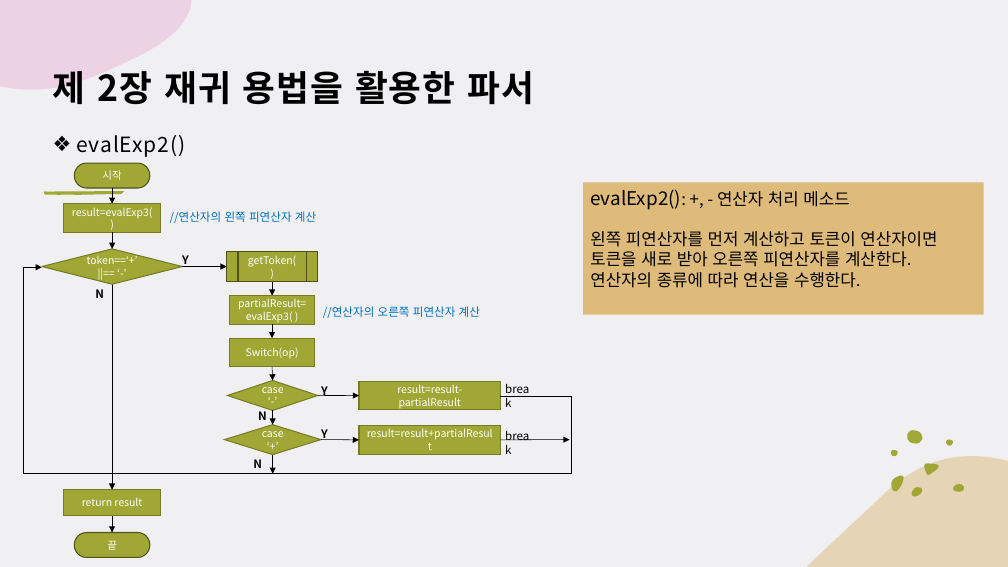
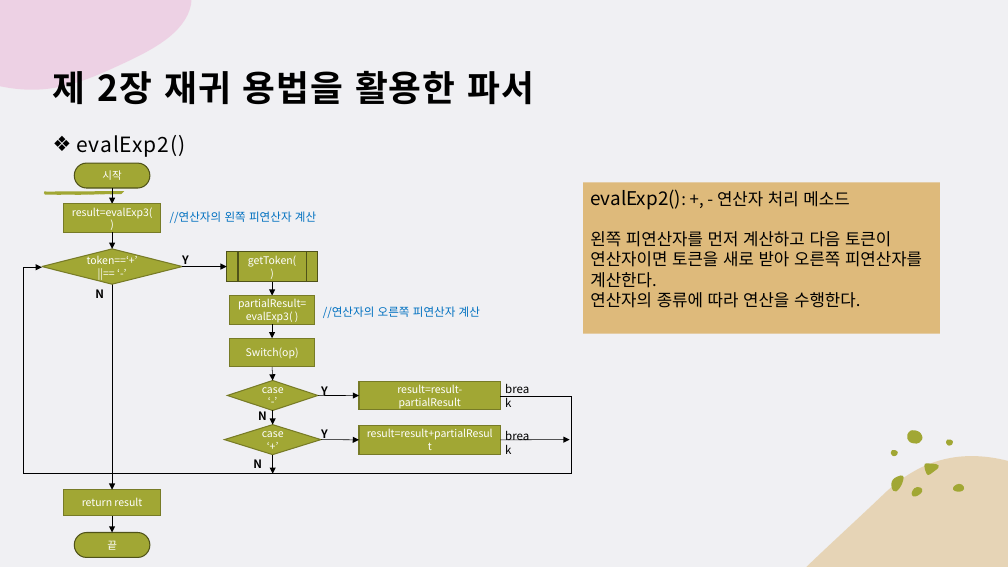
Before and after one commit to chaewon12/art-of-Java, a slide deck: slide 8 of Chapter02/CH02(21.12.27).pptx (slide 7 before the commit). Drawn at 1008x567 pixels with LibreOffice and Linux fonts; fonts in the diff are those of the drawing. Boxes give left, top, right and bottom in pixels: in the first picture for what was removed or moved away, otherwise in the second. Text is boxed around its words. In the diff, an @@ line names an element or a change of style, - is before the commit and + after.

Commit message:
Docs: Revise pptx
Correct typos and add file protection options.

```diff
--- a/Chapter02/CH02(21.12.27).pptx
+++ b/Chapter02/CH02(21.12.27).pptx
@@ rectangle "evalExp2(): +, - 연산자 처리 ..." resized from (x1=583, y1=182, x2=984, y2=315) to (x1=583, y1=182, x2=940, y2=333) @@
@@ text in rectangle at (x1=590, y1=231, x2=922, y2=288): text changed @@
-왼쪽 피연산자를 먼저 계산하고 토큰이 연산자이면 토큰을 새로 받아 오른쪽 피연산자를 계산한다.
+왼쪽 피연산자를 먼저 계산하고 다음 토큰이 연산자이면 토큰을 새로 받아 오른쪽 피연산자를 계산한다.
```
Also in this commit, not shown: 14 other slides changed, 1 slide added, 1 slide removed, 2 other files.
